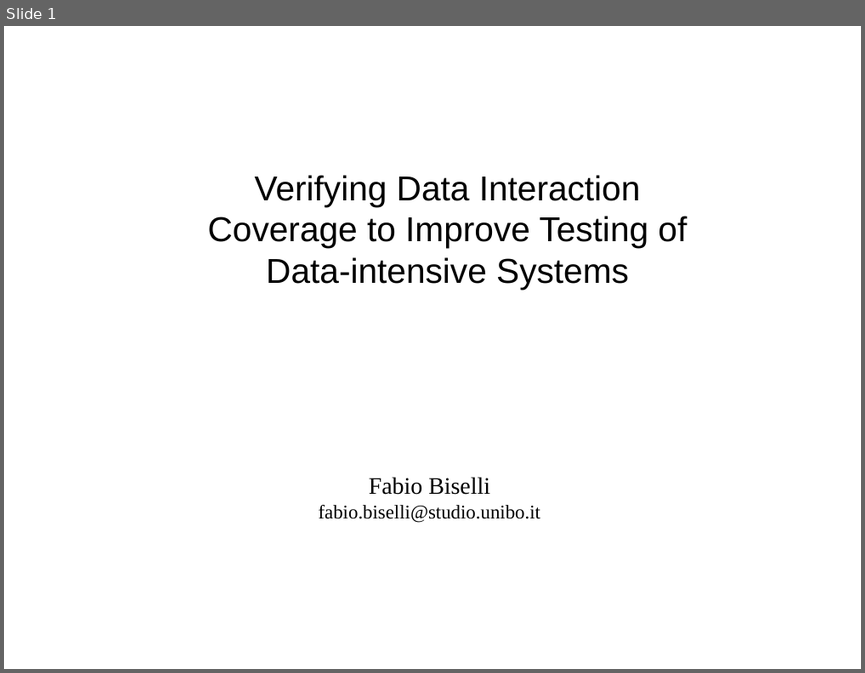
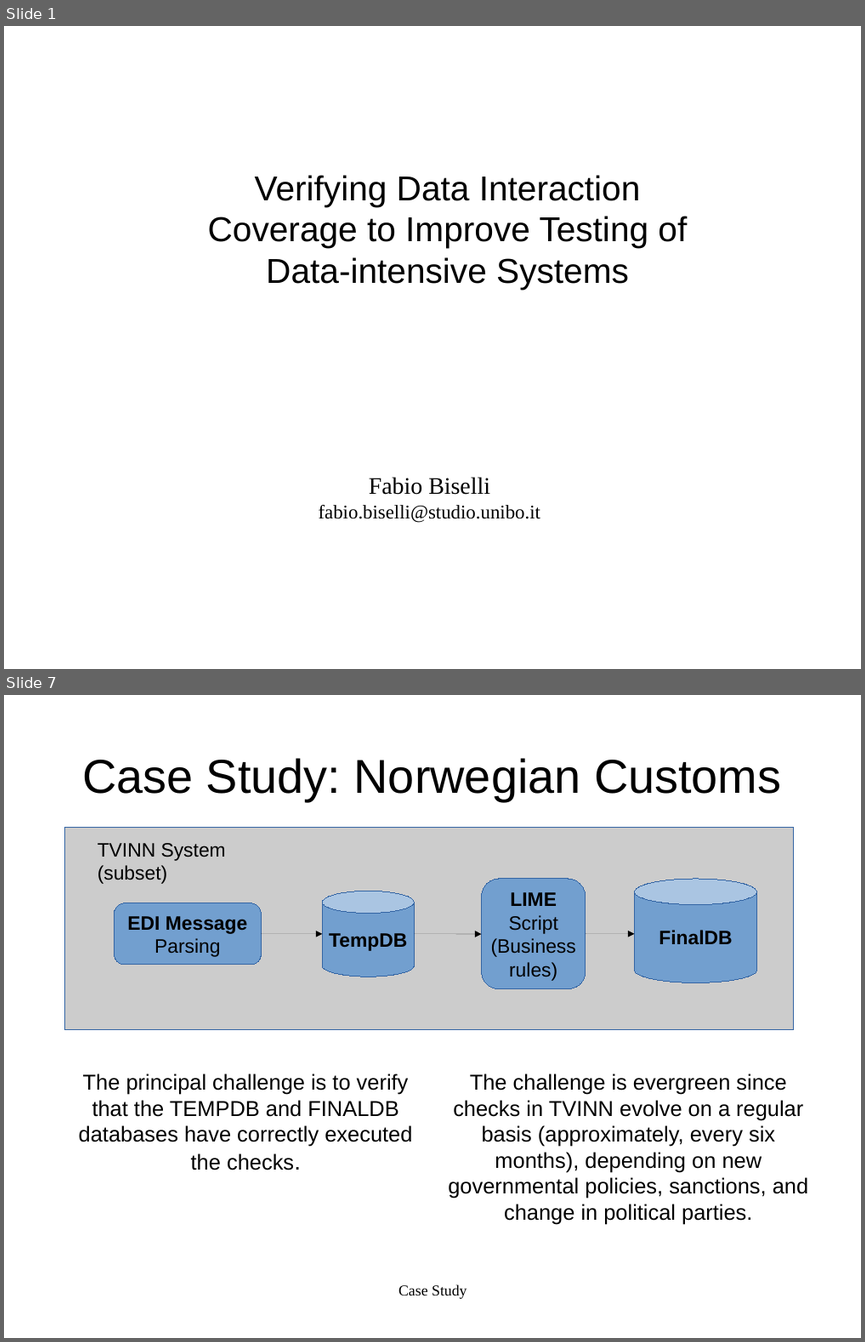
Before and after one commit to FabioBis/University, a slide deck: UNIBO/ComplementiBD/DataInteractionCoverage.odp. Shown one above the other, each under a label of ours: slide 1 before the commit, slides 1 and 7 after it; the slides between them are not shown. The pictures are 865x673 and 865x1342 pixels, drawn with LibreOffice and Linux fonts; fonts in the diff are those of the drawing. Boxes give left, top, right and bottom in pixels: in the first picture for what was removed or moved away, otherwise in the second. Text is boxed around its words. In the diff, an @@ line names an element or a change of style, - is before the commit and + after.

```diff
--- a/UNIBO/ComplementiBD/DataInteractionCoverage.odp
+++ b/UNIBO/ComplementiBD/DataInteractionCoverage.odp
@@ slide 7 added at (x1=4, y1=695, x2=861, y2=1338), background #FFFFFF @@
@@ title added at (x1=82, y1=758, x2=781, y2=801), 44 pt, text #000000 @@
+Case Study: Norwegian Customs
@@ rectangle added at (x1=65, y1=828, x2=794, y2=1030), fill #CCCCCC, outline #3465A4 0 pt @@
@@ text added at (x1=98, y1=843, x2=226, y2=884), 18 pt, text #000000 @@
+TVINN System (subset)
@@ cylinder added at (x1=322, y1=891, x2=414, y2=976), fill #729FCF, outline #3465A4 0 pt, 18 pt, text #000000, bold @@
+TempDB
@@ freeform shape added at (x1=482, y1=879, x2=585, y2=989), fill #729FCF, outline #3465A4 0 pt, 18 pt, text #000000 @@
+LIME
+Script
+(Business
+rules)
@@ cylinder added at (x1=635, y1=879, x2=756, y2=982), fill #729FCF, outline #3465A4 0 pt, 18 pt, text #000000, bold @@
+FinalDB
@@ rounded rectangle added at (x1=114, y1=903, x2=262, y2=964), fill #729FCF, outline #3465A4 0 pt, 18 pt, text #000000, bold @@
+EDI Message
+Parsing
@@ arrow added from (262, 934) to (322, 934), #000000 0 pt @@
@@ arrow added from (415, 934) to (482, 934), #000000 0 pt @@
@@ arrow added from (585, 934) to (635, 934), #000000 0 pt @@
@@ text added at (x1=79, y1=1073, x2=412, y2=1170), 20 pt, text #000000 @@
+The principal challenge is to verify that the TEMPDB and FINALDB databases have correctly executed the checks.
@@ text added at (x1=448, y1=1073, x2=808, y2=1224), 20 pt, text #000000 @@
+The challenge is evergreen since checks in TVINN evolve on a regular basis (approximately, every six months), depending on new governmental policies, sanctions, and change in political parties.
@@ text added at (x1=398, y1=1284, x2=467, y2=1299), 14 pt, text #000000 @@
+Case Study
```
Also in this commit, not shown: 3 slides changed, 17 other slides added, 2 slides removed, 1 other file.
